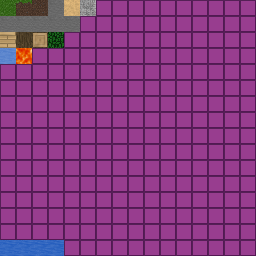
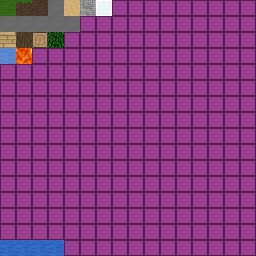
Layer changes from the first w=256, h=256 image to the second:
added layer "glass" (25%) above "grass top" over [96, 0, 112, 16]
added layer "grass top" above "atlas.png" over [16, 0, 32, 4]
painted on "atlas.png" over [0, 0, 112, 47]
